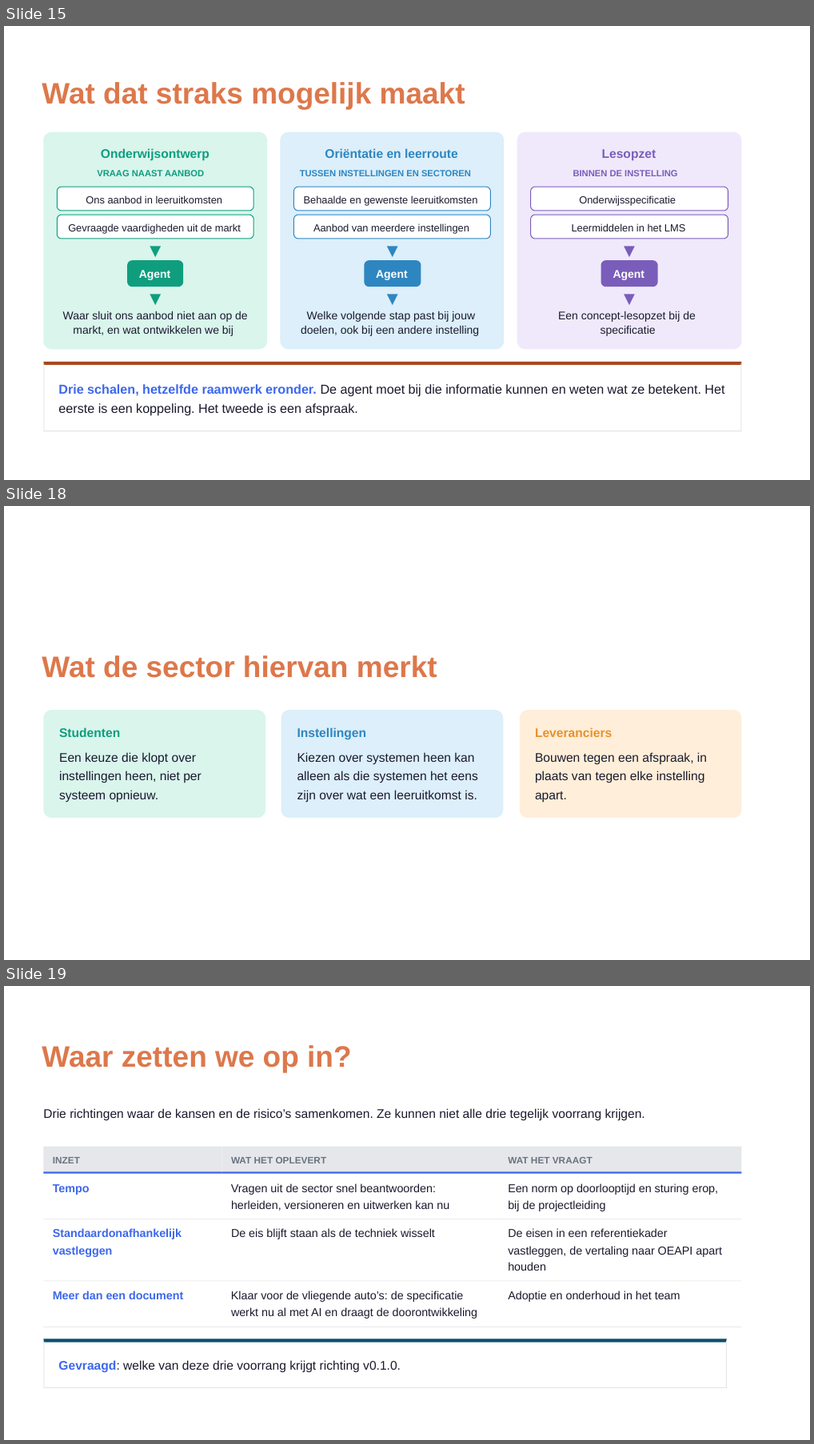
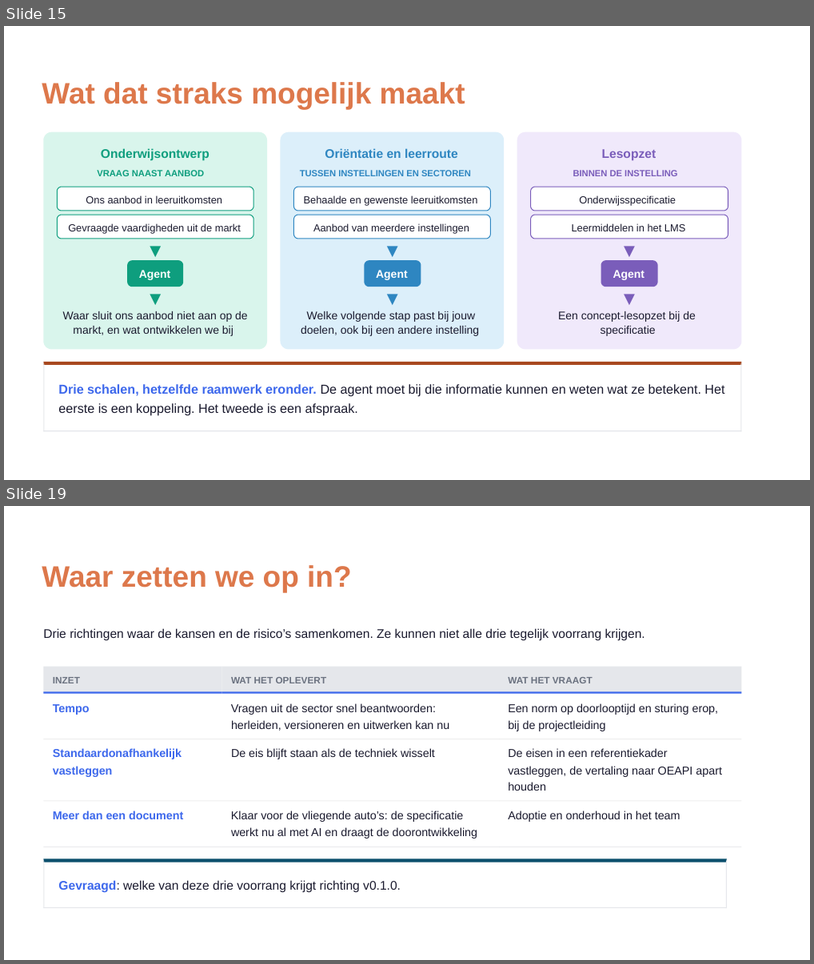
Before and after one commit to Npuls-OKx/meta, a slide deck: presentaties/export/260904_ai_houdbaarheid/260904_ai_houdbaarheid.pptx. Shown one above the other, each under a label of ours: slides 15, 18 and 19 before the commit, slides 15 and 19 after it; the slides between them are not shown. The pictures are 814x1444 and 814x964 pixels, drawn with LibreOffice and Linux fonts; fonts in the diff are those of the drawing; background and template pictures are left out. Boxes give left, top, right and bottom in pixels: in the first picture for what was removed or moved away, otherwise in the second. Text is boxed around its words. In the diff, an @@ line names an element or a change of style, - is before the commit and + after.

```diff
--- a/presentaties/export/260904_ai_houdbaarheid/260904_ai_houdbaarheid.pptx
+++ b/presentaties/export/260904_ai_houdbaarheid/260904_ai_houdbaarheid.pptx
@@ slide 18 removed at bbox=[4, 506, 810, 960], background picture (left out) @@
@@ freeform shape removed at bbox=[4, 506, 810, 960] @@
@@ freeform shape removed at bbox=[4, 506, 810, 960] @@
@@ text removed at bbox=[42, 656, 438, 678] @@
-Wat de sector hiervan merkt
@@ freeform shape removed at bbox=[43, 710, 266, 817] @@
@@ freeform shape removed at bbox=[282, 710, 503, 817] @@
@@ freeform shape removed at bbox=[520, 710, 742, 817] @@
@@ text removed at bbox=[59, 728, 120, 737] @@
-Studenten
@@ text removed at bbox=[298, 728, 367, 740] @@
-Instellingen
@@ text removed at bbox=[535, 728, 612, 737] @@
-Leveranciers
@@ text removed at bbox=[59, 752, 196, 764] @@
-Een keuze die klopt over
@@ text removed at bbox=[298, 752, 474, 764] @@
-Kiezen over systemen heen kan
@@ text removed at bbox=[535, 752, 707, 764] @@
-Bouwen tegen een afspraak, in
@@ text removed at bbox=[59, 771, 202, 784] @@
-instellingen heen, niet per
@@ text removed at bbox=[59, 790, 159, 802] @@
-systeem opnieuw.
@@ text removed at bbox=[298, 771, 478, 784] @@
-alleen als die systemen het eens
@@ text removed at bbox=[298, 790, 478, 802] @@
-zijn over wat een leeruitkomst is.
@@ text removed at bbox=[535, 771, 706, 784] @@
-plaats van tegen elke instelling
@@ text removed at bbox=[535, 792, 567, 802] @@
-apart.
```
Also in this commit, not shown: 2 slides changed, 1 slide added, 2 other files.
